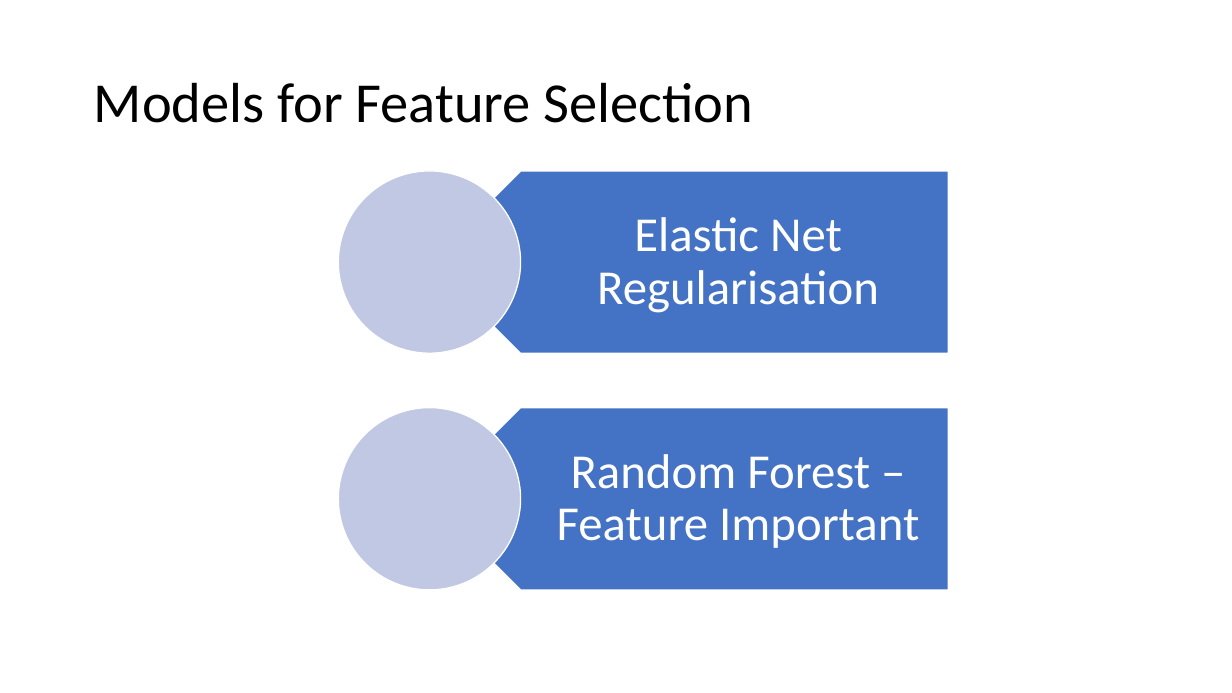
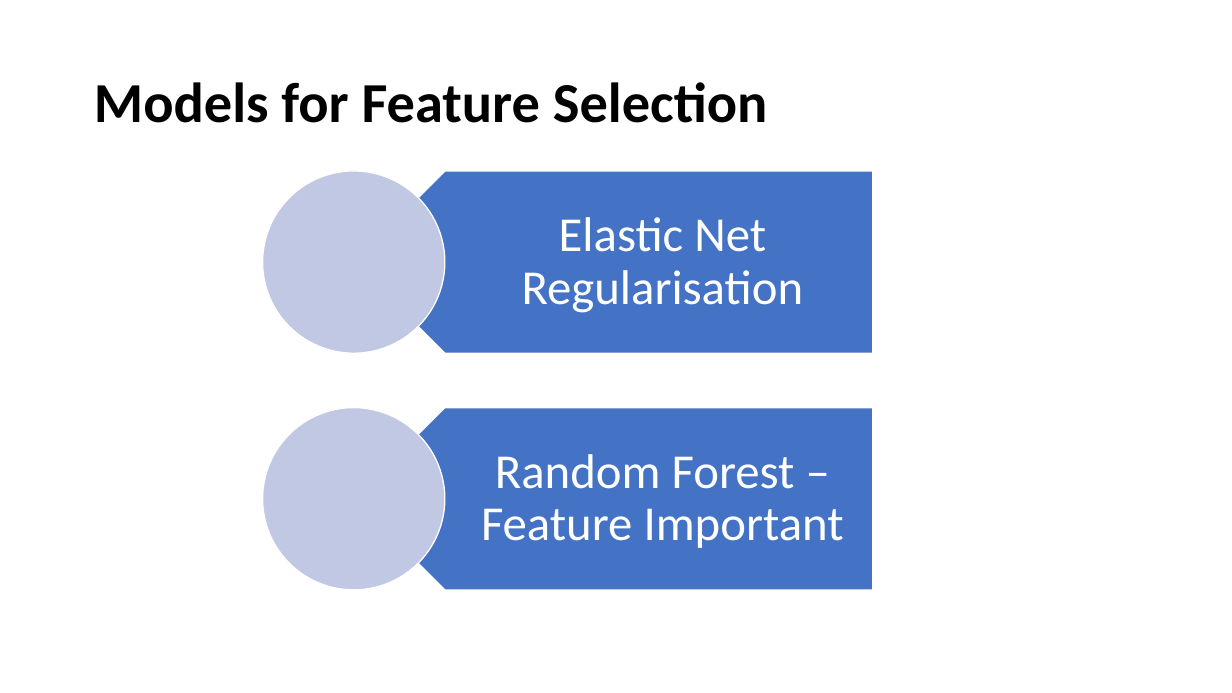
Before and after one commit to RhysZH/GA-DAT9-Projects1, a slide deck: slide 7 of R_Morgan_Project4_Files/R_Morgan_Project4_Presentation.pptx (slide 6 before the commit). Drawn at 1232x693 pixels with LibreOffice and Linux fonts; fonts in the diff are those of the drawing. Boxes give left, top, right and bottom in pixels: in the first picture for what was removed or moved away, otherwise in the second. Text is boxed around its words. In the diff, an @@ line names an element or a change of style, - is before the commit and + after.

```diff
--- a/R_Morgan_Project4_Files/R_Morgan_Project4_Presentation.pptx
+++ b/R_Morgan_Project4_Files/R_Morgan_Project4_Presentation.pptx
@@ title "Models for Feature Selection" at [94,82,768,123]: bold on @@
@@ 2 texts, 2 pentagon arrows, 2 ellipses: place and size @@
-2 texts, 2 pentagon arrows, 2 ellipses at [338,171,949,590]
+2 texts, 2 pentagon arrows, 2 ellipses at [262,171,873,590]
```
Also in this commit, not shown: 1 other slide changed, 1 slide added, 4 other files.
